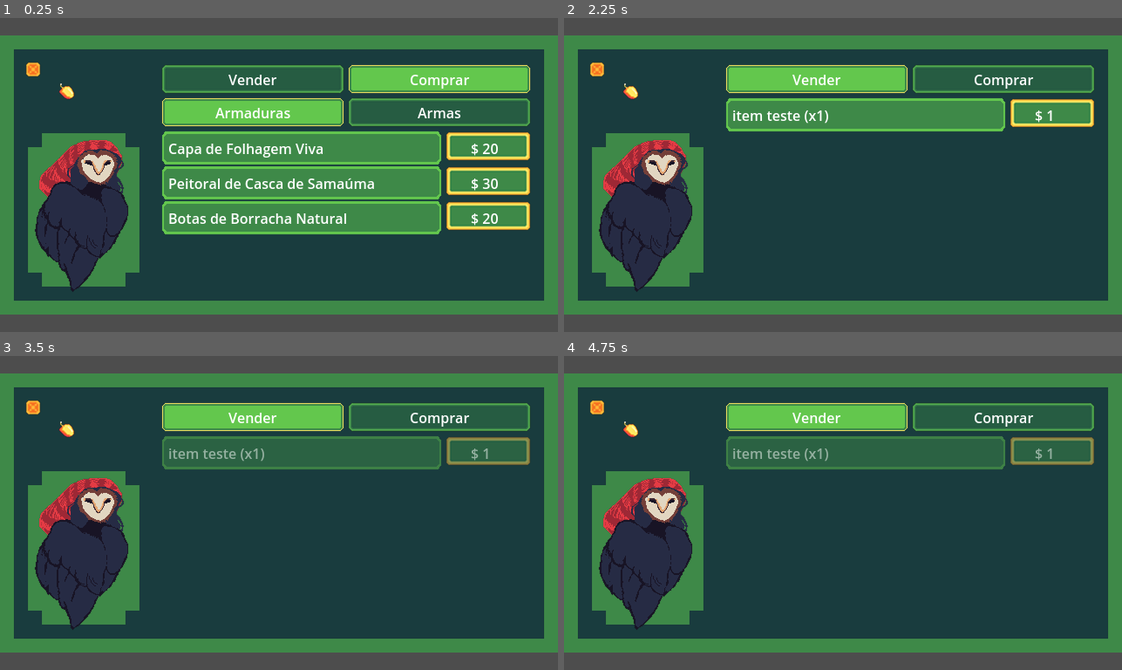
Above: before the commit, frames 1-4 (two rows, left to right).
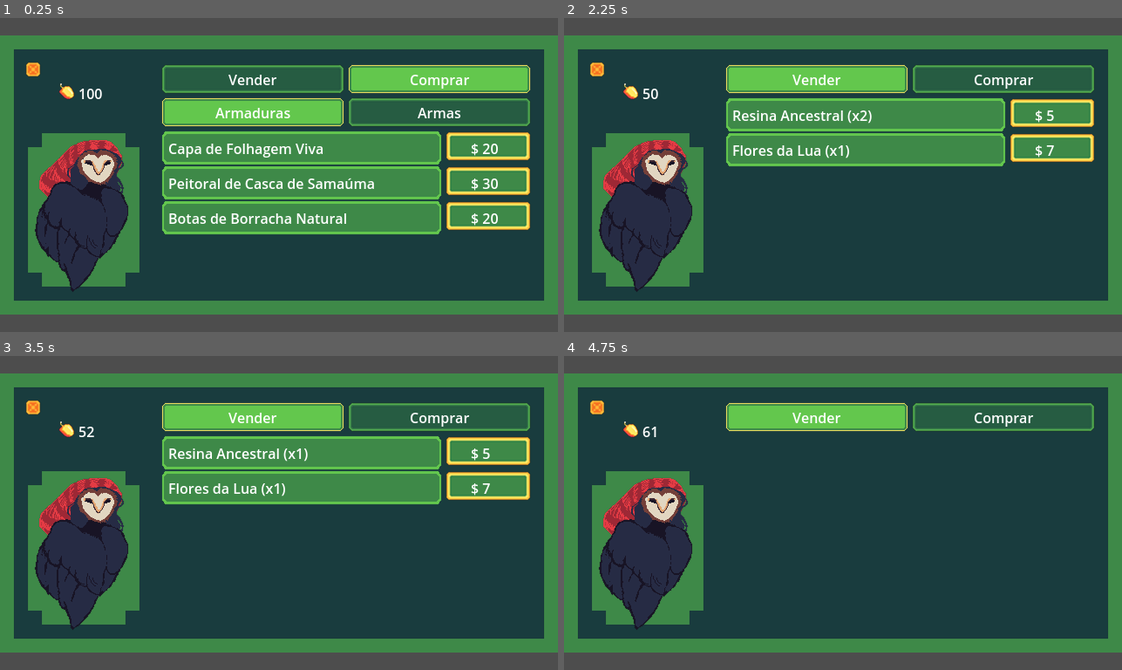
Above: after the commit, the same moments.

Repository: SamuelMTL/AmazonProject
Game: Godot game, scene res://Components/MatintaShopComponent/MatintaShop.tscn
Two runs of this game, one before a commit and one after it. Both use one fixed random seed, a clock stepped at 60 frames per second and the inputs below. This scene is started directly instead of the project's main scene. Sound files missing from this copy of the repository are replaced by a short silence.
Inputs (mouse positions are in pixels of both pictures, inside the frame that each line leads up to):
- Up to frame 1 (0.25 s): no input
- Up to frame 2 (2.25 s): click "$ 20" at 0.5 s; click "$ 30" at 1.25 s; click "Vender" at 2 s
- Up to frame 3 (3.5 s): click (491, 453) at 2.75 s, where only the run before the commit has a clickable "$ 1"
- Up to frame 4 (4.75 s): click (1055, 453) at 3.5 s, where only the run after the commit has a clickable "$ 5"; click (1055, 453) at 4.25 s, where only the run after the commit has a clickable "$ 7"

The runs differ from the first frame. In frame 1, less than 0.1% of the frame differs, in the area x 14-19%, y 22-26%; in frame 2, 7.1%; in frame 3, 13%, in the area x 14-95%, y 22-48%; in frame 4, 6.6%.

Commit message:
venda pronta

Diff:
--- a/amazonproject/Components/MatintaShopComponent/MatintaShop.tscn
+++ b/amazonproject/Components/MatintaShopComponent/MatintaShop.tscn
@@ -102,6 +102,7 @@
 [node name="VenderVBoxContainer" type="VBoxContainer" parent="TextureRect/VBoxContainer/VenderContainer/ScrollContainer"]
 layout_mode = 2
 size_flags_vertical = 3
+theme_override_constants/separation = 40
 
 [node name="ComprarContainer" type="VBoxContainer" parent="TextureRect/VBoxContainer"]
 layout_mode = 2
@@ -185,6 +186,14 @@
 offset_bottom = 25.96
 flat = true
 
+[node name="Carteira" type="Label" parent="."]
+layout_mode = 0
+offset_left = 90.0
+offset_top = 75.0
+offset_right = 130.0
+offset_bottom = 98.0
+text = "000"
+
 [connection signal="pressed" from="TextureRect/VBoxContainer/HBoxContainer/VBoxContainer/VenderButton" to="." method="_on_vender_button_pressed"]
 [connection signal="pressed" from="TextureRect/VBoxContainer/HBoxContainer/VBoxContainer2/ComprarButton" to="." method="_on_comprar_button_pressed"]
 [connection signal="pressed" from="TextureRect/VBoxContainer/ComprarContainer/HBoxContainer/ArmadurasButton" to="." method="_on_armaduras_button_pressed"]
--- a/amazonproject/Components/MatintaShopComponent/matinta_shop.gd
+++ b/amazonproject/Components/MatintaShopComponent/matinta_shop.gd
@@ -15,6 +15,8 @@
 @onready var armas_vbox = $TextureRect/VBoxContainer/ComprarContainer/ArmasScrollContainer/ArmasVBoxContainer
 
 @onready var shop_item_scene = preload("res://Components/MatintaShopComponent/ShopItemComponent.tscn")
+
+@onready var carteira = $Carteira
 
 var collectibles_prices = {
 	"Resina Ancestral": 2,
@@ -51,6 +53,7 @@
 	gerar_itens_loja(armors_prices, armaduras_vbox, "armor")
 	gerar_itens_venda()
 	mostrar_itens_correspondentes()
+	atualizar_carteira()
 
 func gerar_itens_loja(itens: Dictionary, container: VBoxContainer, tipo: String):
 	for nome in itens.keys():
@@ -62,31 +65,46 @@
 		item_instance.setup(nome, preco, tipo)
 
 func gerar_itens_venda():
+	# Limpa a lista antiga
+	for child in vender_vbox.get_children():
+		child.queue_free()
 
+	# Gera novamente com base no inventário atual
 	for nome in PlayerInventory.collectibles.keys():
-		var quantidade = PlayerInventory.collectibles[nome]
-		var preco_unitario = collectibles_prices.get(nome, 1)
+		var dados = PlayerInventory.collectibles[nome]
+		var quantidade = dados["quantidade"]
+		var preco_unitario = dados["preco"]
 		var preco_total = preco_unitario * quantidade
 
 		var item_instance = shop_item_scene.instantiate()
 		vender_vbox.add_child(item_instance)
 		item_instance.shop_manager = self
-		item_instance.setup("%s (x%d)" % [nome, quantidade], preco_total, "sell_collectible")
-		item_instance.item_name = nome  # salva o nome real do item
+
+		# Exibe nome + quantidade
+		item_instance.setup("%s (x%d)" % [nome, quantidade], preco_unitario, "sell_collectible", nome)
+		item_instance.item_name = nome
+
+		# Se o jogador não tiver mais quantidade, desativa
+		if quantidade <= 0:
+			item_instance.desativar_item()
 
 func sell_collectible(item_name: String, amount: int):
 	if not PlayerInventory.collectibles.has(item_name):
 		return false
 
-	if PlayerInventory.collectibles[item_name] < amount:
+	var dados = PlayerInventory.collectibles[item_name]
+	if dados["quantidade"] < amount:
 		return false
 
-	# Calcula preço
-	var total_price = collectibles_prices.get(item_name, 0) * amount
+	var preco_unitario = collectibles_prices.get(item_name, dados["preco"])
+	var total_price = preco_unitario * amount
 
 	PlayerInventory.remove_collectible(item_name, amount)
-	PlayerInventory.add_coins(total_price)
+	PlayerInventory.add_coins(preco_unitario)
+
+	# Atualiza visualmente os itens de venda
 	gerar_itens_venda()
+	atualizar_carteira()
 	return true
 
 
@@ -97,6 +115,7 @@
 
 	if PlayerInventory.remove_coins(price):
 		PlayerInventory.add_weapon(weapon_name)
+		atualizar_carteira()
 		return true
 	return false
 
@@ -107,6 +126,7 @@
 
 	if PlayerInventory.remove_coins(price):
 		PlayerInventory.add_armor(armor_name)
+		atualizar_carteira()
 		return true
 	return false
 
@@ -160,3 +180,6 @@
 	armaduras_button.button_pressed = false
 	armas_button.button_pressed = true
 	mostrar_itens_correspondentes()
+
+func atualizar_carteira():
+	carteira.text = str(PlayerInventory.coins)
--- a/amazonproject/Components/MatintaShopComponent/shop_item_component.gd
+++ b/amazonproject/Components/MatintaShopComponent/shop_item_component.gd
@@ -13,8 +13,8 @@
 func _ready() -> void:
 	buy_button.pressed.connect(_on_texture_button_pressed)
 
-func setup(nome: String, preco: int, tipo: String):
-	item_name = nome
+func setup(nome: String, preco: int, tipo: String, real_name: String = ""):
+	item_name = real_name if real_name != "" else nome
 	item_price = preco
 	item_type = tipo
 
@@ -28,7 +28,9 @@
 		"armor":
 			if PlayerInventory.armors.has(item_name):
 				desativar_item()
-
+		"sell_collectible":
+			if not PlayerInventory.collectibles.has(item_name) or PlayerInventory.collectibles[item_name]["quantidade"] <= 0:
+				desativar_item()
 
 func _on_texture_button_pressed() -> void:
 	if shop_manager == null:
@@ -45,10 +47,19 @@
 			sucesso = shop_manager.sell_collectible(item_name, 1)
 
 	if sucesso:
-		desativar_item()
+		# Atualiza o texto do nome e preço (caso ainda exista o item)
+		if item_type == "sell_collectible" and PlayerInventory.collectibles.has(item_name):
+			var dados = PlayerInventory.collectibles[item_name]
+			var nova_qtd = dados["quantidade"]
+			if nova_qtd > 0:
+				item_name_label.text = "%s (x%d)" % [item_name, nova_qtd]
+				item_price_label.text = "$ " + str(dados["preco"] * nova_qtd)
+			else:
+				desativar_item()
+		else:
+			desativar_item()
 	else:
-		# Aqui você pode tocar um som de erro ou exibir uma mensagem
-		print("Compra falhou: moedas insuficientes ou item inválido.")
+		print("Compra/Venda falhou: moedas insuficientes ou item inválido.")
 
 func desativar_item():
 	buy_button.disabled = true
--- a/amazonproject/item.gd
+++ b/amazonproject/item.gd
@@ -1,8 +1,11 @@
 extends Node2D
 
 @export var item_name: String
+@export var preco_item: int = 0  # define o preço aqui
+
 
 func _on_area_2d_body_entered(body: Node2D) -> void:
-	PlayerInventory.add_collectible(item_name, 1)
-	print(PlayerInventory.collectibles)
-	queue_free()
+	if body.is_in_group("Player"): # opcional, se quiser garantir que só o player coleta
+		PlayerInventory.add_collectible(item_name, 1, preco_item)
+		print(PlayerInventory.collectibles)
+		queue_free()
--- a/amazonproject/scripts/player_inventory.gd
+++ b/amazonproject/scripts/player_inventory.gd
@@ -1,7 +1,10 @@
 extends Node
 
 var coins: int = 100
-var collectibles: Dictionary = {"item teste": 1}
+var collectibles: Dictionary = {
+	"Resina Ancestral": {"quantidade": 2, "preco": 5},
+	"Flores da Lua": {"quantidade": 1, "preco": 7}
+}
 var weapons: Array = []
 var armors: Array = []
 
@@ -9,22 +12,18 @@
 signal collectible_removed(item_name)
 signal coins_changed(new_value)
 
-func add_collectible(item_name: String, amount: int = 1):
+func add_collectible(item_name: String, amount: int = 1, preco: int = 0):
 	if not collectibles.has(item_name):
-		collectibles[item_name] = 0
-	collectibles[item_name] += amount
-	emit_signal("collectible_added", item_name, collectibles[item_name])
+		collectibles[item_name] = {"quantidade": 0, "preco": preco}
+	collectibles[item_name]["quantidade"] += amount
+	emit_signal("collectible_added", item_name, collectibles[item_name]["quantidade"])
 	print(collectibles)
 
 func remove_collectible(item_name: String, amount: int = 1):
 	if collectibles.has(item_name):
-		collectibles[item_name] -= amount
-		if collectibles[item_name] <= 0:
+		collectibles[item_name]["quantidade"] -= amount
+		if collectibles[item_name]["quantidade"] <= 0:
 			collectibles.erase(item_name)
-			emit_signal("collectible_removed", item_name)
-			print(collectibles)
-		else:
-			emit_signal("collectible_added", item_name, collectibles[item_name])
 
 func add_coins(amount: int):
 	coins += amount
